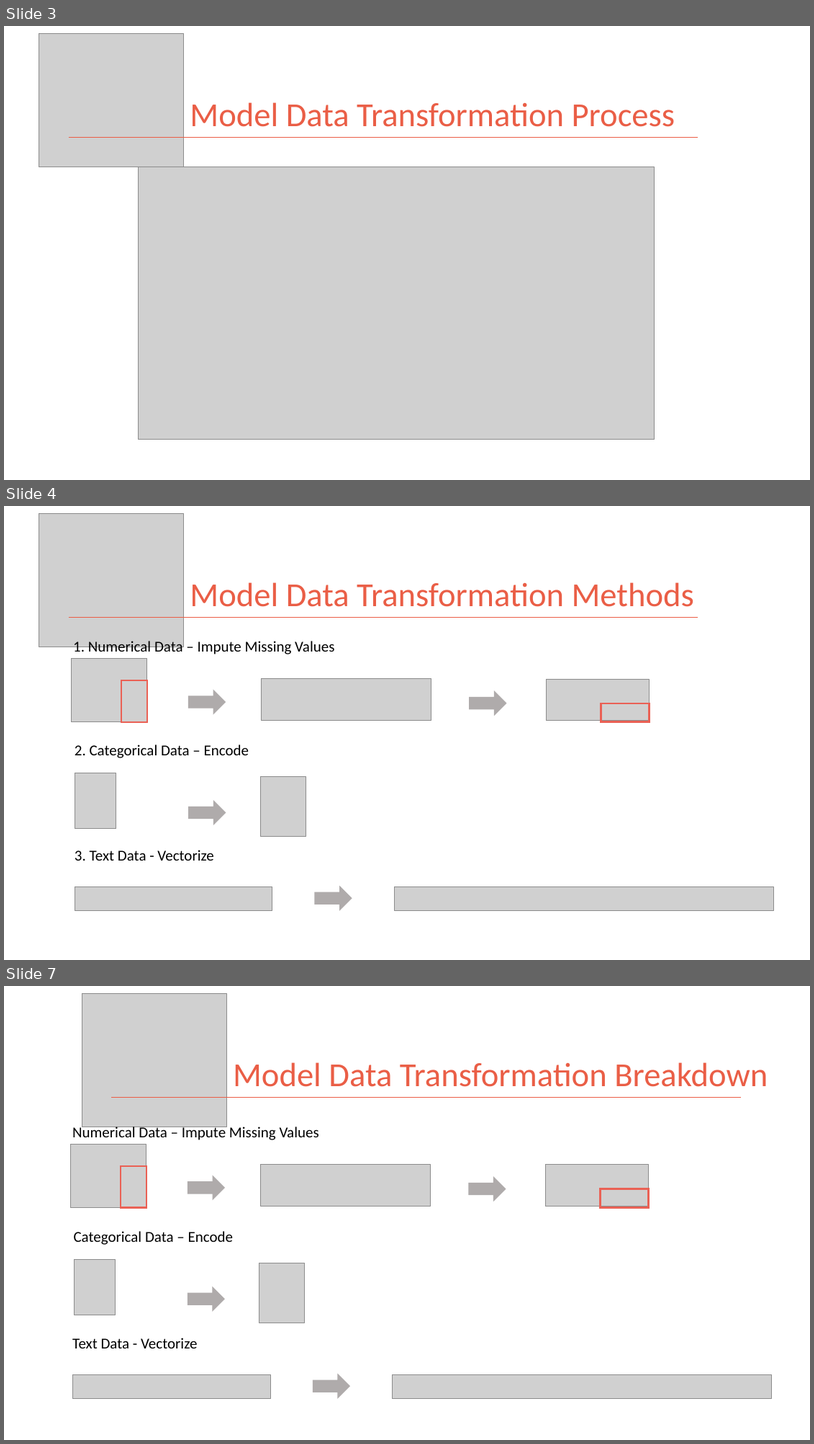
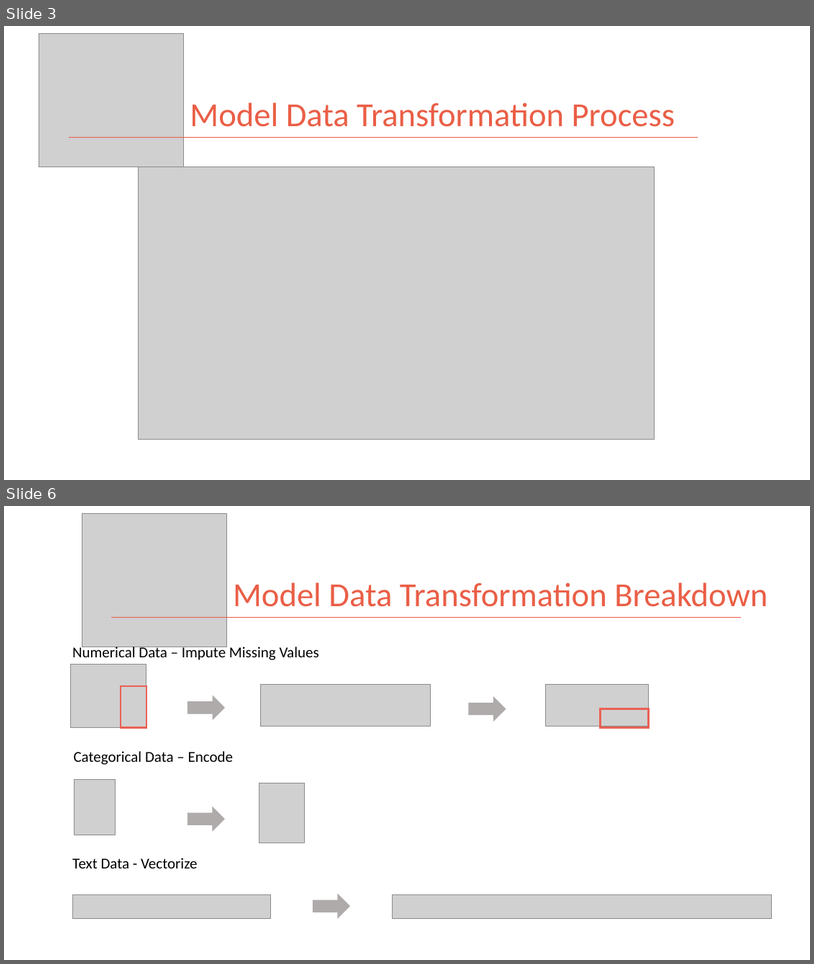
Before and after one commit to kman4/AirbnbPredictions, a slide deck: Airbnb Price Predictions (Model).pptx. Shown one above the other, each under a label of ours: slides 3, 4 and 7 before the commit, slides 3 and 6 after it; the slides between them are not shown. The pictures are 814x1444 and 814x964 pixels, drawn with LibreOffice and Linux fonts; fonts in the diff are those of the drawing; grey boxes stand for pictures. Boxes give left, top, right and bottom in pixels: in the first picture for what was removed or moved away, otherwise in the second. Text is boxed around its words. In the diff, an @@ line names an element or a change of style, - is before the commit and + after.

```diff
--- a/Airbnb Price Predictions (Model).pptx
+++ b/Airbnb Price Predictions (Model).pptx
@@ slide 4 removed at box(4, 506, 810, 960), background #FFFFFF @@
@@ picture removed at box(39, 513, 184, 647) @@
@@ title removed at box(190, 582, 694, 607) @@
-Model Data Transformation Methods
@@ line removed from (69, 618) to (699, 618) @@
@@ text removed at box(73, 641, 334, 656) @@
-1. Numerical Data – Impute Missing Values
@@ picture removed at box(71, 659, 147, 722) @@
@@ picture removed at box(261, 678, 431, 720) @@
@@ rectangle removed at box(121, 680, 147, 722) @@
@@ right arrow removed at box(188, 690, 225, 714) @@
@@ right arrow removed at box(470, 692, 506, 716) @@
@@ picture removed at box(547, 679, 650, 721) @@
@@ rectangle removed at box(602, 703, 650, 722) @@
@@ text removed at box(75, 744, 249, 758) @@
-2. Categorical Data – Encode
@@ picture removed at box(75, 773, 116, 829) @@
@@ picture removed at box(260, 777, 306, 836) @@
@@ right arrow removed at box(189, 800, 226, 824) @@
@@ text removed at box(75, 849, 214, 860) @@
-3. Text Data - Vectorize
@@ picture removed at box(75, 886, 272, 911) @@
@@ right arrow removed at box(315, 886, 351, 910) @@
@@ picture removed at box(395, 886, 774, 911) @@
@@ what was slide 7 is now slide 6 @@
```
Also in this commit, not shown: 3 slides changed, 4 other files.
